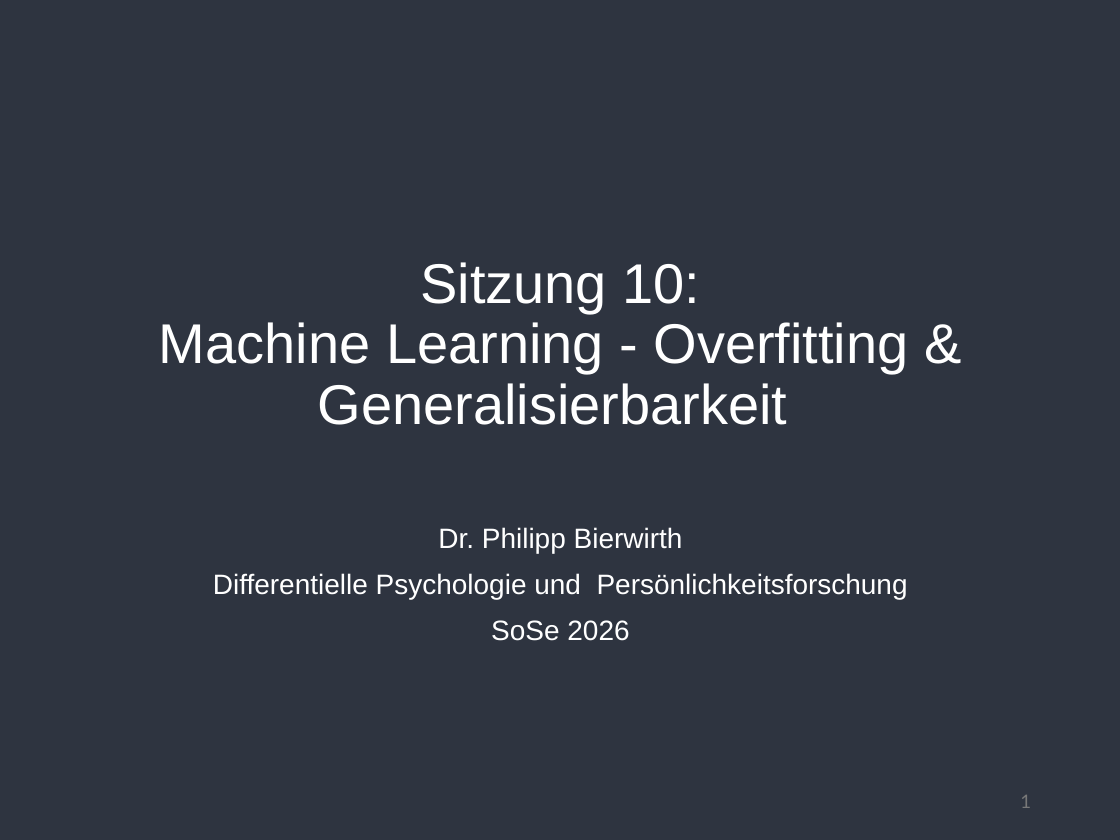
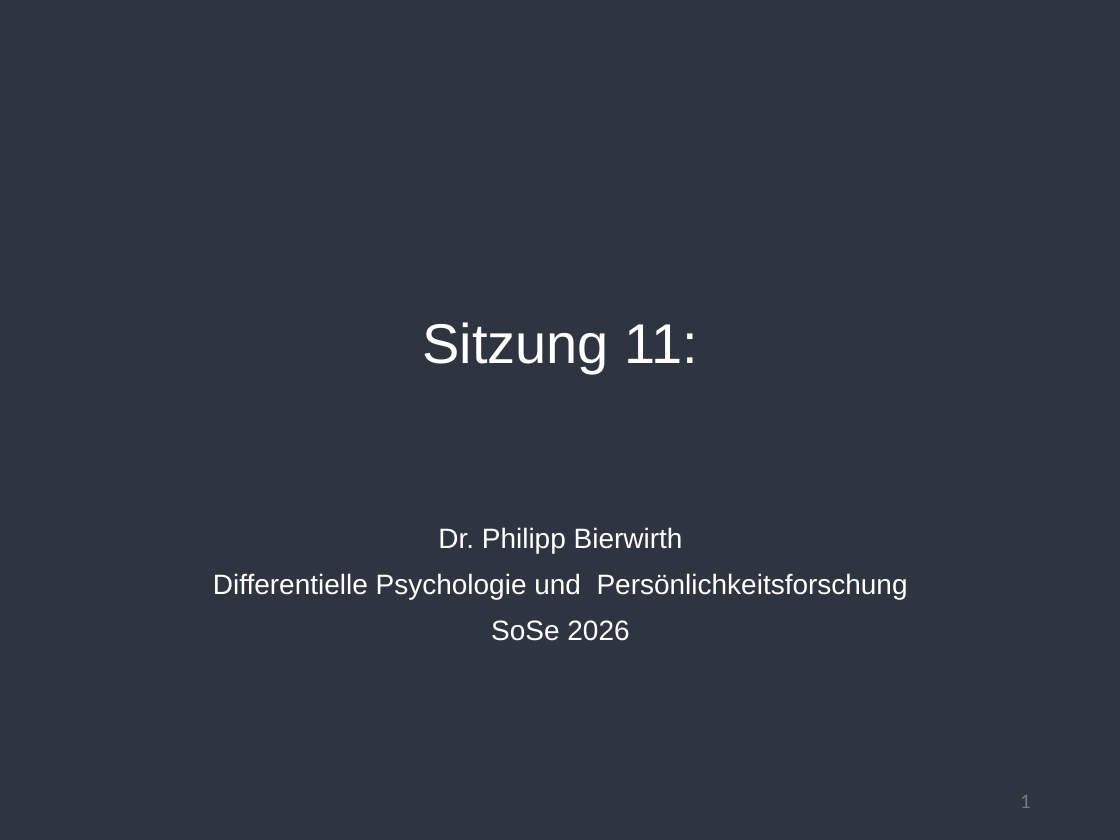
Before and after one commit to pbierwirth/teaching, a slide deck: slide 1 of slides/Sitzung_11.odp. Drawn at 1120x840 pixels with LibreOffice and Linux fonts; fonts in the diff are those of the drawing; background and template pictures are left out. Boxes give left, top, right and bottom in pixels: in the first picture for what was removed or moved away, otherwise in the second. Text is boxed around its words. In the diff, an @@ line names an element or a change of style, - is before the commit and + after.

```diff
--- a/slides/Sitzung_11.odp
+++ b/slides/Sitzung_11.odp
@@ title at [422, 322, 699, 373]: text changed @@
-Sitzung 10:
-Machine Learning - Overfitting & Generalisierbarkeit
+Sitzung 11:
```
Also in this commit, not shown: 1 other slide changed, 5 slides added, 11 slides removed, 1 other file.
